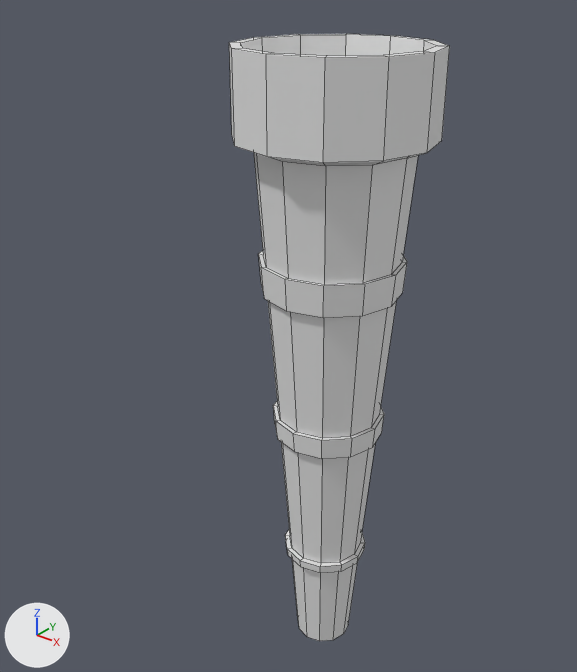
A saved change to the Blender file models/torch.blend.
Both versions are drawn from a 50 mm lens placed at (0.292, -0.412, 0.312), pointed at (-0.041, 0.005, 0.053). The lights are fixed; the arrows at lower left show +X, +Y and +Z. Mesh edges are drawn as thin lines.
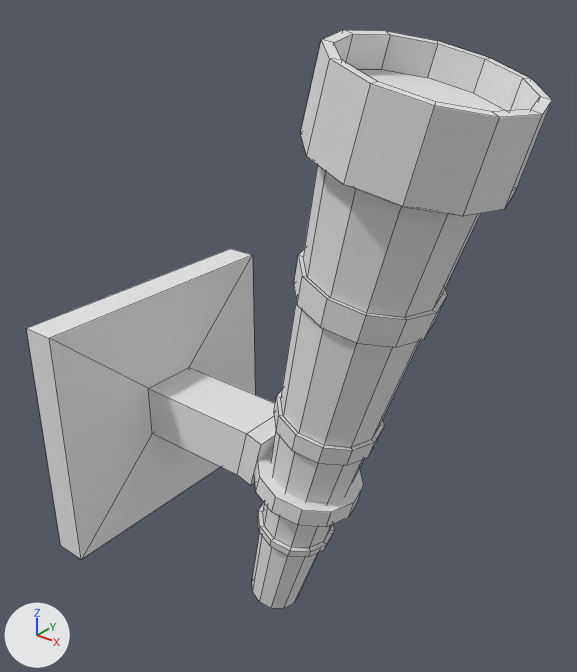
The edits, one by one:
In material 'Material' (mat_material), roughness goes from 0.5 to 1.0.
Mesh me_cube_001 is new.
It has 44 vertices, 32 faces and spans x -1.0..15.1, y -1.0..1.0, z -1.0..1.0.
It uses material mat_material (its picture is missing).
Object 'Cylinder' (ob_cylinder) turns from (0, 0, 0) to (0, 15, 0) degrees about x, y and z.
Object 'Cube' (ob_cube) is new; it shows me_cube_001.
Its location is (-0.1832, 0.0, -0.0458).
Its scale is (0.0139, 0.112, 0.103).

Where the change shows, as pixel boxes [x1, y1, x2, y2] in the pictures (577 x 672 px):
'Cylinder', turned: before [229, 34, 450, 641]; after [252, 30, 552, 609]
'Cube', added: after [26, 249, 363, 559]
